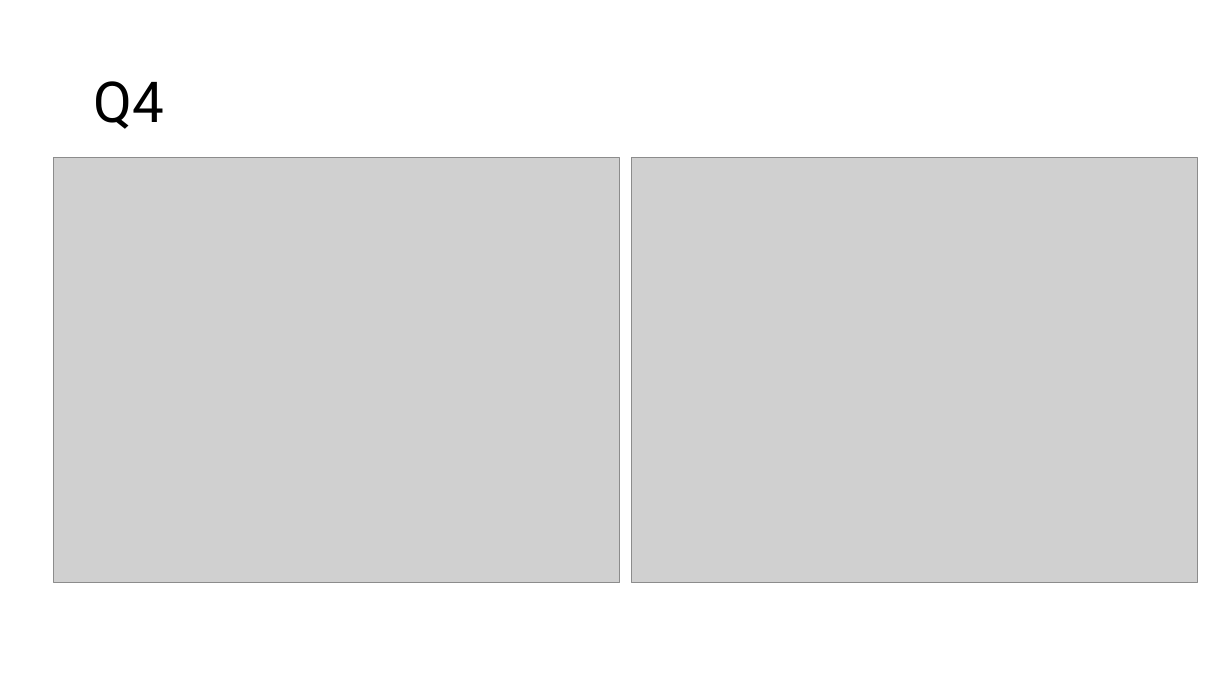
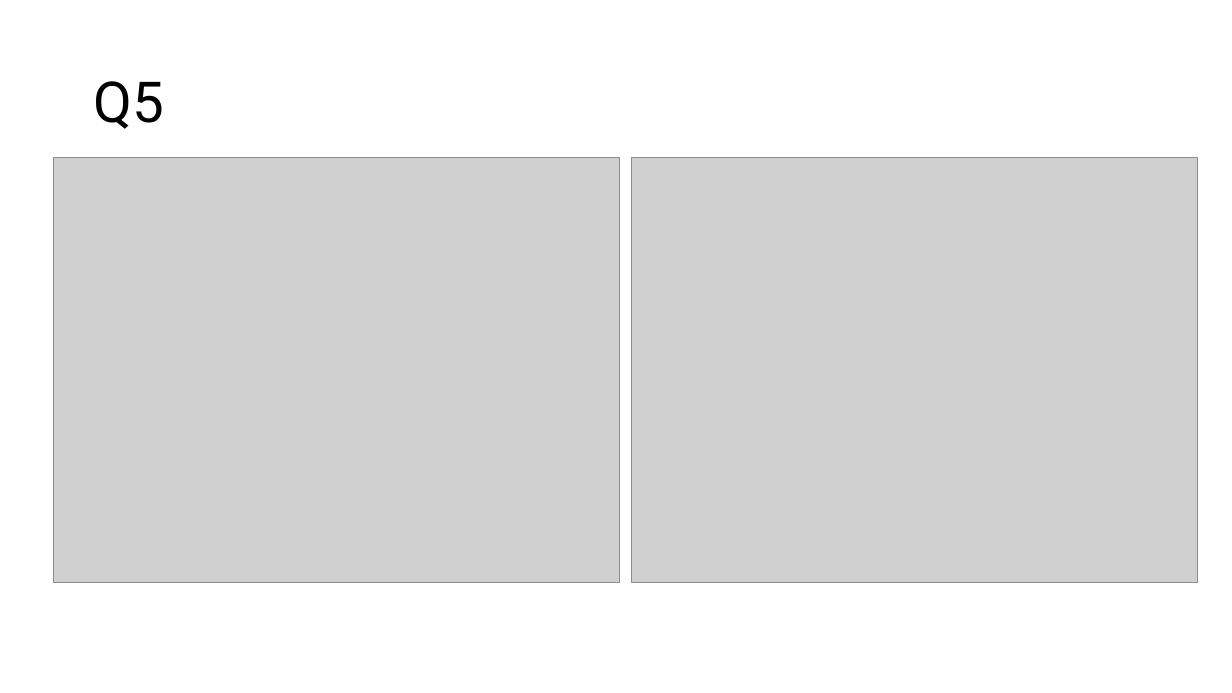
Before and after one commit to DanteCapone/cceZoopPatterns, a slide deck: slide 17 of drafts/powerpoint_plots.pptx. Drawn at 1232x693 pixels with LibreOffice and Linux fonts; fonts in the diff are those of the drawing; grey boxes stand for pictures. Boxes give left, top, right and bottom in pixels: in the first picture for what was removed or moved away, otherwise in the second. Text is boxed around its words. In the diff, an @@ line names an element or a change of style, - is before the commit and + after.

```diff
--- a/drafts/powerpoint_plots.pptx
+++ b/drafts/powerpoint_plots.pptx
@@ title at (94, 81, 165, 129): text changed @@
-Q4
+Q5
```
Also in this commit, not shown: 5 other slides changed, 7 slides added, 7 slides removed, 21 other files.
